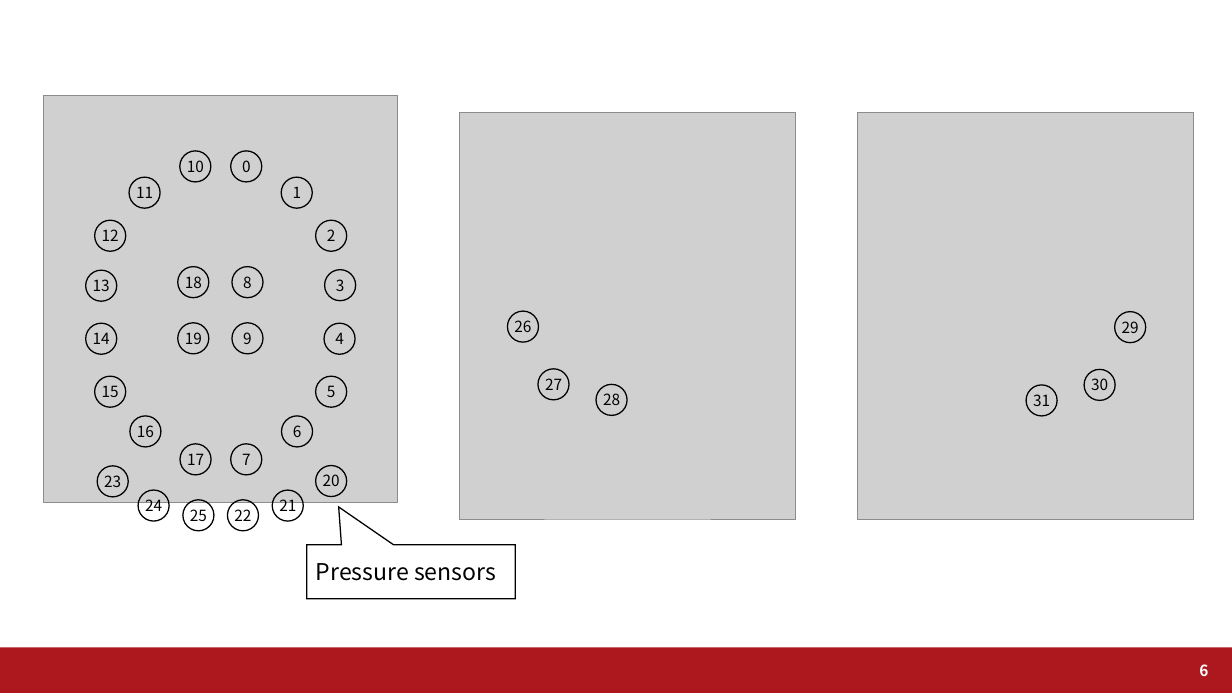
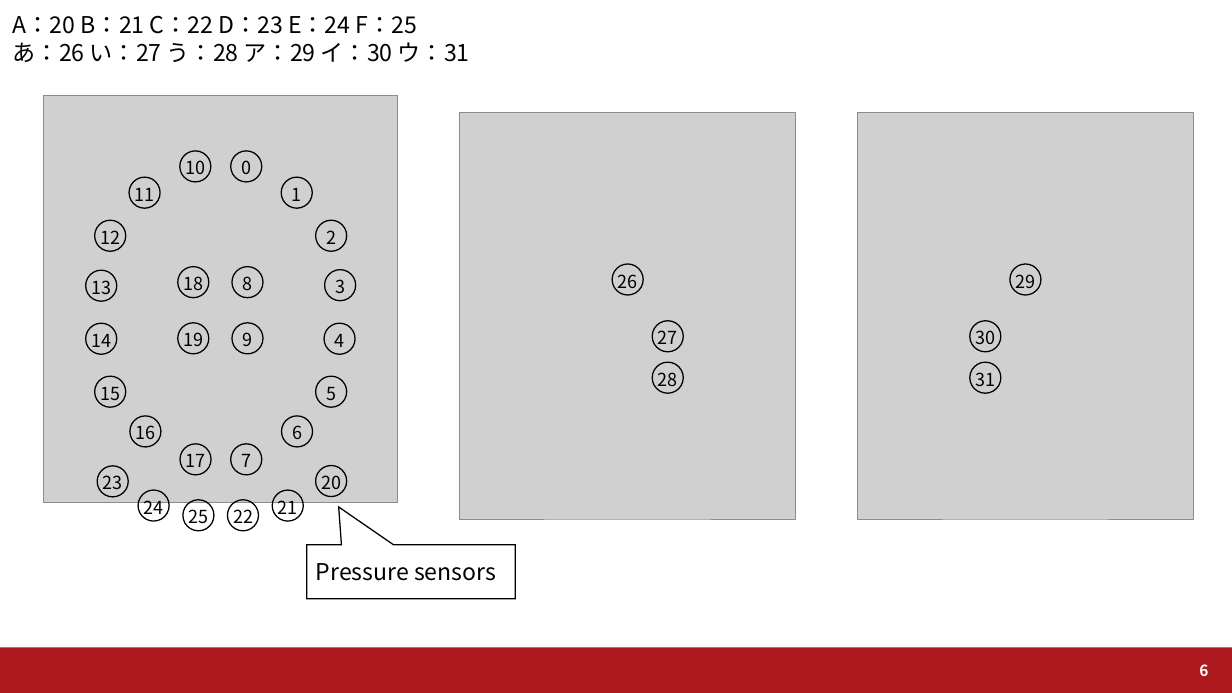
Before and after one commit to a2h1r0/lab, a slide deck: slide 6 of paper/helmet/ISWC2020/figure/source/fig_data.pptx. Drawn at 1232x693 pixels with LibreOffice and Linux fonts; fonts in the diff are those of the drawing; grey boxes stand for pictures; background and template pictures are left out. Boxes give left, top, right and bottom in pixels: in the first picture for what was removed or moved away, otherwise in the second. Text is boxed around its words. In the diff, an @@ line names an element or a change of style, - is before the commit and + after.

```diff
--- a/paper/helmet/ISWC2020/figure/source/fig_data.pptx
+++ b/paper/helmet/ISWC2020/figure/source/fig_data.pptx
@@ text added at box(13, 15, 470, 62), 18 pt, text #000000 @@
+A：20 B：21 C：22 D：23 E：24 F：25
+あ：26 い：27 う：28 ア：29 イ：30 ウ：31
@@ text "26": place and size @@
-text "26" at box(514, 320, 531, 332)
+text "26" at box(618, 274, 638, 293)
@@ ellipse: place and size @@
-ellipse at box(507, 311, 539, 343)
+ellipse at box(613, 264, 644, 296)
@@ text "29": place and size @@
-text "29" at box(1122, 321, 1139, 333)
+text "29" at box(1015, 274, 1035, 293)
@@ ellipse: place and size @@
-ellipse at box(1084, 370, 1116, 401)
+ellipse at box(1010, 264, 1042, 296)
@@ text "27": place and size @@
-text "27" at box(545, 378, 562, 390)
+text "27" at box(658, 330, 678, 350)
@@ ellipse: place and size @@
-ellipse at box(538, 369, 569, 400)
+ellipse at box(653, 321, 684, 352)
@@ size 12 to 14 pt in 32 elements at box(292, 188, 302, 201), box(241, 160, 251, 174), box(241, 454, 251, 467), box(135, 188, 155, 206), box(185, 160, 205, 180), box(186, 454, 206, 473), box(100, 230, 120, 249), box(326, 230, 336, 244), box(100, 387, 120, 405), box(326, 387, 336, 401), box(135, 425, 155, 445), box(292, 425, 302, 439), box(183, 276, 203, 296), box(242, 276, 252, 290), box(183, 332, 203, 352), box(242, 332, 252, 346), box(91, 280, 111, 299), box(335, 279, 345, 294), box(91, 334, 111, 352), box(335, 334, 345, 347), box(144, 500, 164, 519), box(278, 500, 298, 519), box(188, 509, 208, 529), box(233, 509, 253, 529), box(103, 475, 123, 495), box(321, 475, 341, 495), box(658, 372, 678, 391), box(618, 274, 638, 293), box(658, 330, 678, 350), box(975, 372, 995, 391), box(1015, 274, 1035, 293), box(975, 330, 995, 350) @@
@@ text "30": place and size @@
-text "30" at box(1091, 378, 1108, 390)
+text "30" at box(975, 330, 995, 350)
@@ ellipse: place and size @@
-ellipse at box(1115, 311, 1146, 343)
+ellipse at box(970, 321, 1002, 352)
@@ text "28": place and size @@
-text "28" at box(603, 393, 620, 405)
+text "28" at box(658, 372, 678, 391)
@@ ellipse: place and size @@
-ellipse at box(596, 384, 628, 416)
+ellipse at box(653, 362, 684, 394)
@@ text "31": place and size @@
-text "31" at box(1033, 394, 1050, 406)
+text "31" at box(975, 372, 995, 391)
@@ ellipse: place and size @@
-ellipse at box(1026, 385, 1057, 417)
+ellipse at box(970, 362, 1002, 394)
```
Also in this commit, not shown: 1 slide added, 1 slide removed, 12 other files.
